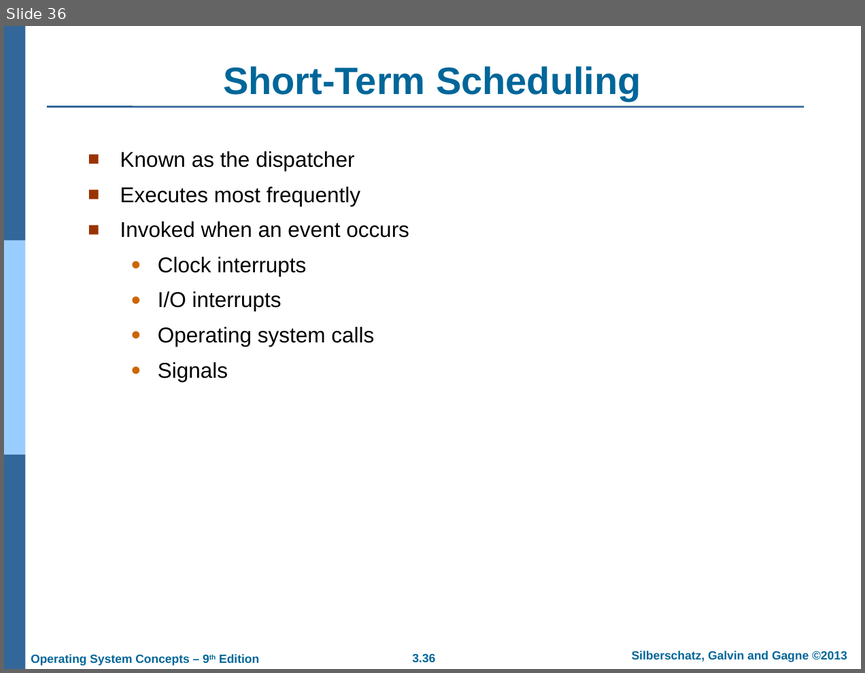
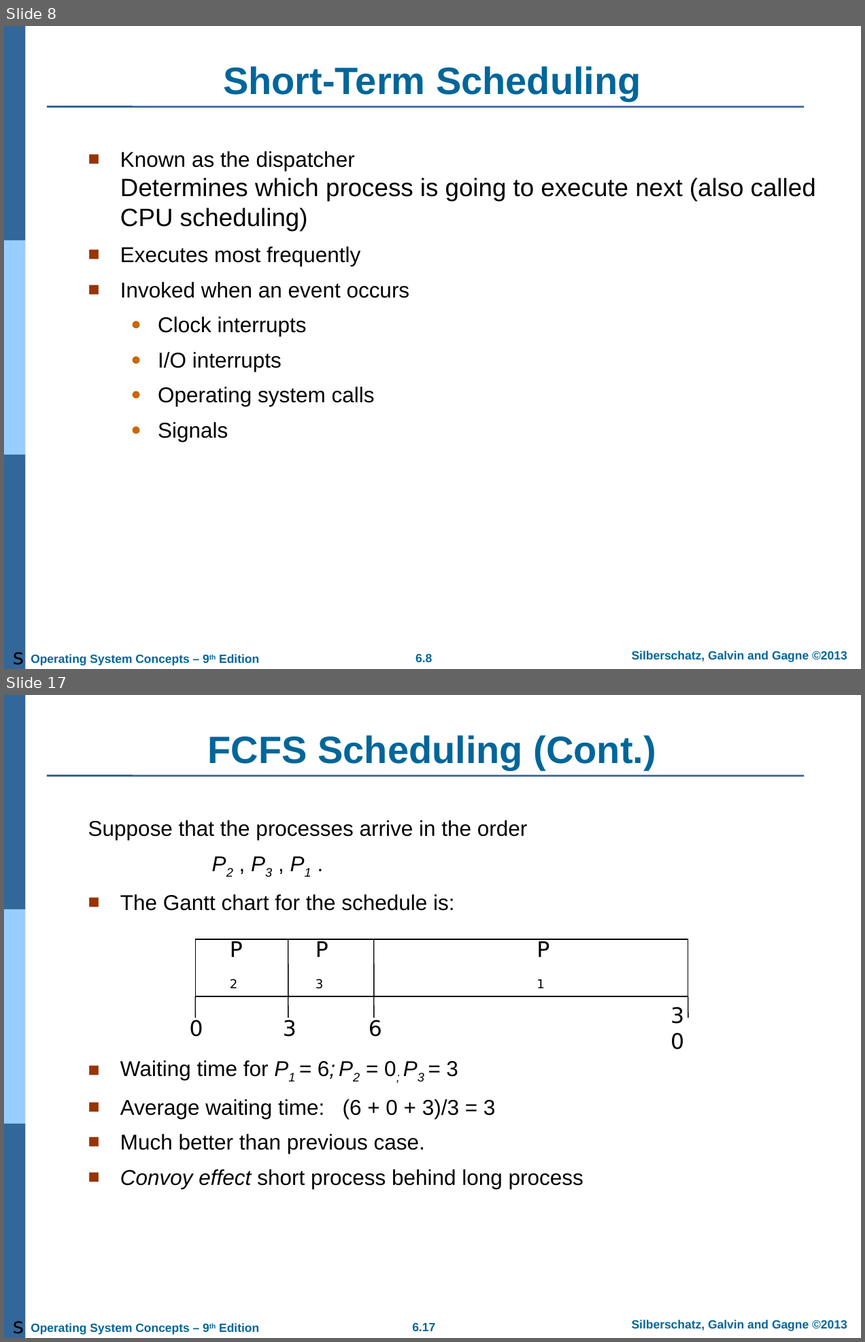
Before and after one commit to qasim2020/givezakat, a slide deck: static/AOS/Chapter 3.ppt. Shown one above the other, each under a label of ours: slide 36 before the commit, slides 8 and 17 after it; the slides between them are not shown. The pictures are 865x673 and 865x1342 pixels, drawn with LibreOffice and Linux fonts; fonts in the diff are those of the drawing; background and template pictures are left out. Boxes give left, top, right and bottom in pixels: in the first picture for what was removed or moved away, otherwise in the second. Text is boxed around its words. In the diff, an @@ line names an element or a change of style, - is before the commit and + after.

```diff
--- a/static/AOS/Chapter 3.ppt
+++ b/static/AOS/Chapter 3.ppt
@@ slide 17 added at box(4, 695, 861, 1338), background #FFFFFF; not listed: 7 template elements that a slide beside it also shows @@
@@ title added at box(208, 735, 656, 770), 32 pt, text #006699, bold @@
+FCFS Scheduling (Cont.)
@@ text added at box(88, 820, 583, 1189), 18 pt, text #000000 @@
+Suppose that the processes arrive in the order
+P2 , P3 , P1 .
+■ The Gantt chart for the schedule is:
+■ Waiting time for P1 = 6; P2 = 0; P3 = 3
+■ Average waiting time: (6 + 0 + 3)/3 = 3
+■ Much better than previous case.
+■ Convoy effect short process behind long process
@@ group added at box(190, 939, 703, 1045): 7 texts, 6 lines, 1 rectangle @@
+P1
+P3
+P2
+6
+3
+30
+0
@@ text added at box(13, 1321, 24, 1334), 18 pt, text #000000 @@
+s
@@ what was slide 36 is now slide 8 @@
@@ slide 8 changed as well @@
@@ text at box(120, 151, 816, 231): text changed; size 18 to 21 pt @@
-■ Known as the dispatcher
+■ Known as the dispatcher
+  Determines which process is going to execute next (also called CPU scheduling)
@@ text added at box(13, 652, 24, 665), 18 pt, text #000000 @@
+s
@@ page number at box(415, 653, 432, 662): text changed @@
-3.36
+6.8
```
Also in this commit, not shown: 1 other slide changed, 40 other slides added, 60 slides removed, 12 other files.
